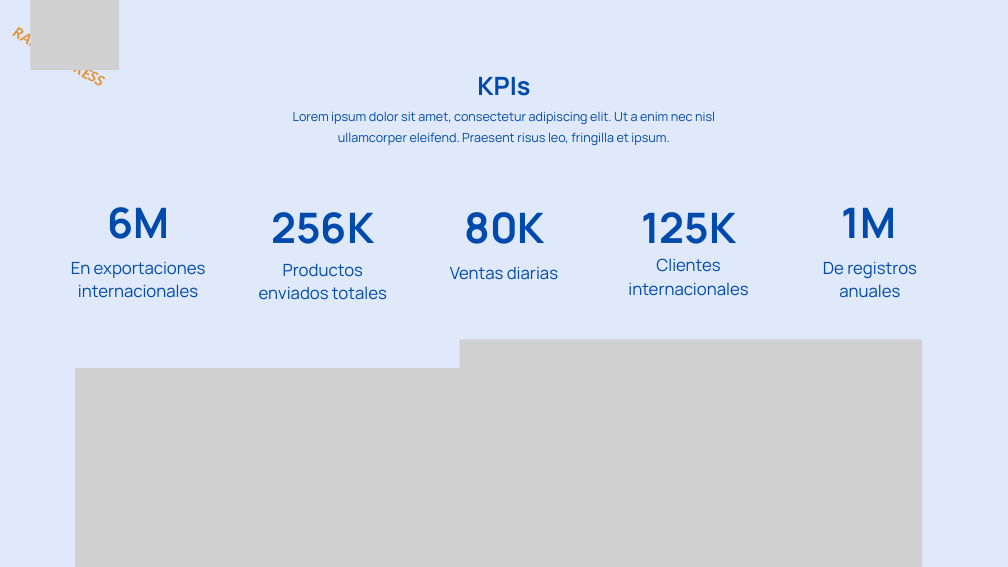
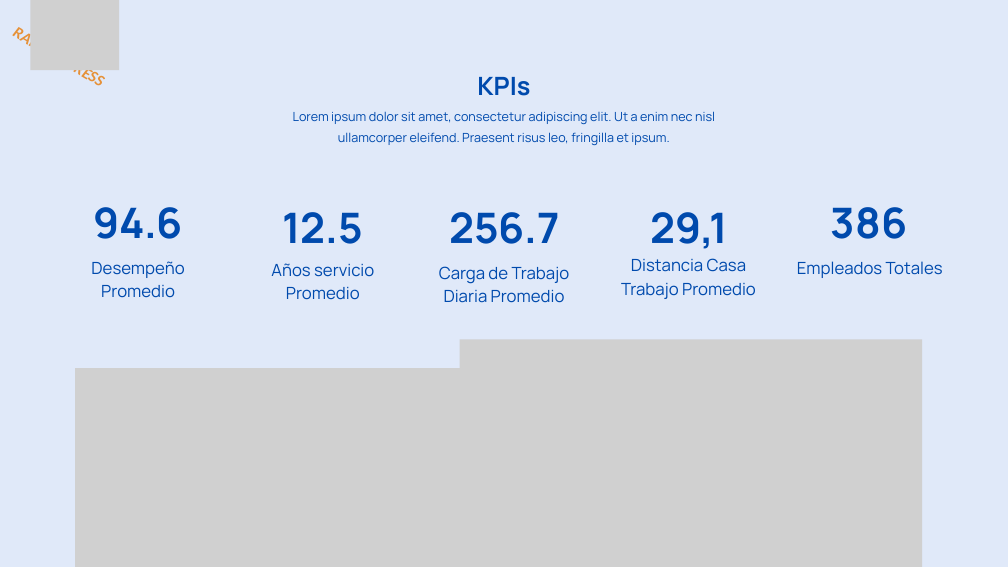
Before and after one commit to ITACADEMYprojectes/ProjecteData, a slide deck: slide 3 of Equip_28/Results/Analisis_PAP_and_ABL_RapidExpres_2026_04_05.pptx. Drawn at 1008x567 pixels with LibreOffice and Linux fonts; fonts in the diff are those of the drawing; grey boxes stand for pictures. Boxes give left, top, right and bottom in pixels: in the first picture for what was removed or moved away, otherwise in the second. Text is boxed around its words. In the diff, an @@ line names an element or a change of style, - is before the commit and + after.

```diff
--- a/Equip_28/Results/Analisis_PAP_and_ABL_RapidExpres_2026_04_05.pptx
+++ b/Equip_28/Results/Analisis_PAP_and_ABL_RapidExpres_2026_04_05.pptx
@@ text at [93,207,183,239]: text changed @@
-6M
+94.6
@@ text at [831,207,907,239]: text changed @@
-1M
+386
@@ text at [282,212,363,244]: text changed @@
-256K
+12.5
@@ text at [449,212,560,244]: text changed @@
-80K
+256.7
@@ text at [650,212,727,249]: text changed @@
-125K
+29,1
@@ text at [91,261,184,298]: text changed @@
-En exportaciones internacionales
+Desempeño Promedio
@@ text at [271,263,374,300]: text changed @@
-Productos enviados totales
+Años servicio Promedio
@@ text at [439,266,570,303]: text changed @@
-Ventas diarias
+Carga de Trabajo Diaria Promedio
@@ text at [621,258,756,299]: text changed @@
-Clientes internacionales
+Distancia Casa Trabajo Promedio
@@ text at [797,261,943,278]: text changed @@
-De registros anuales
+Empleados Totales
```
Also in this commit, not shown: 8 other slides changed.
